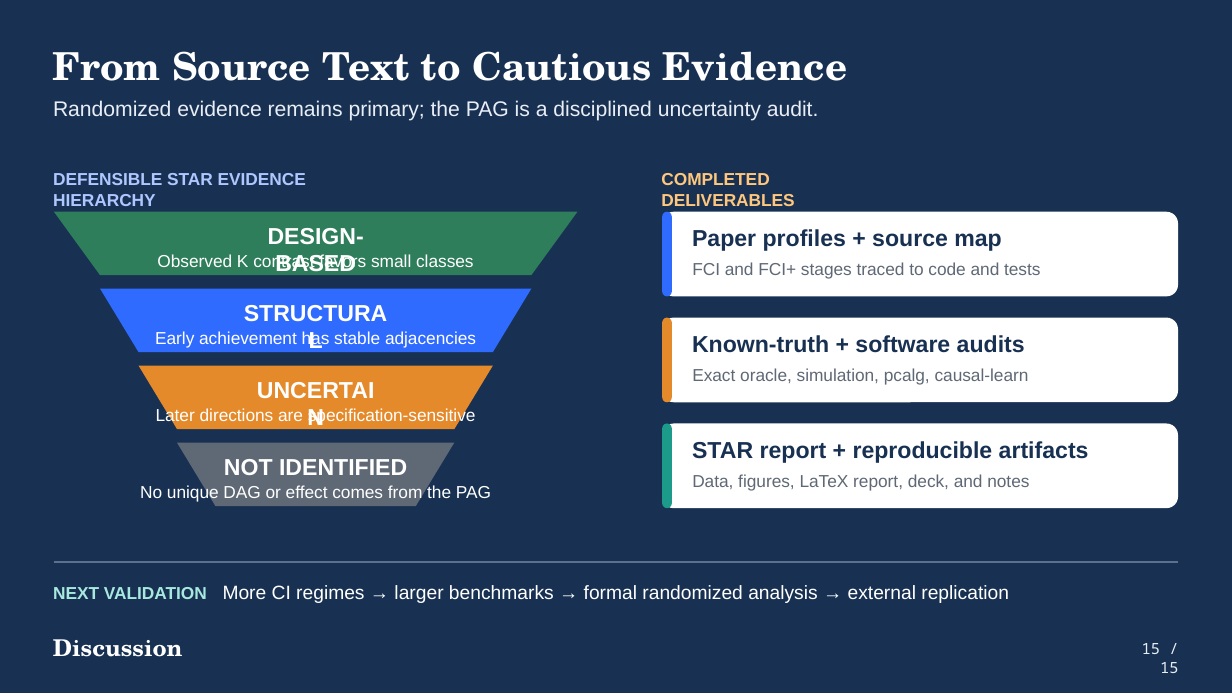
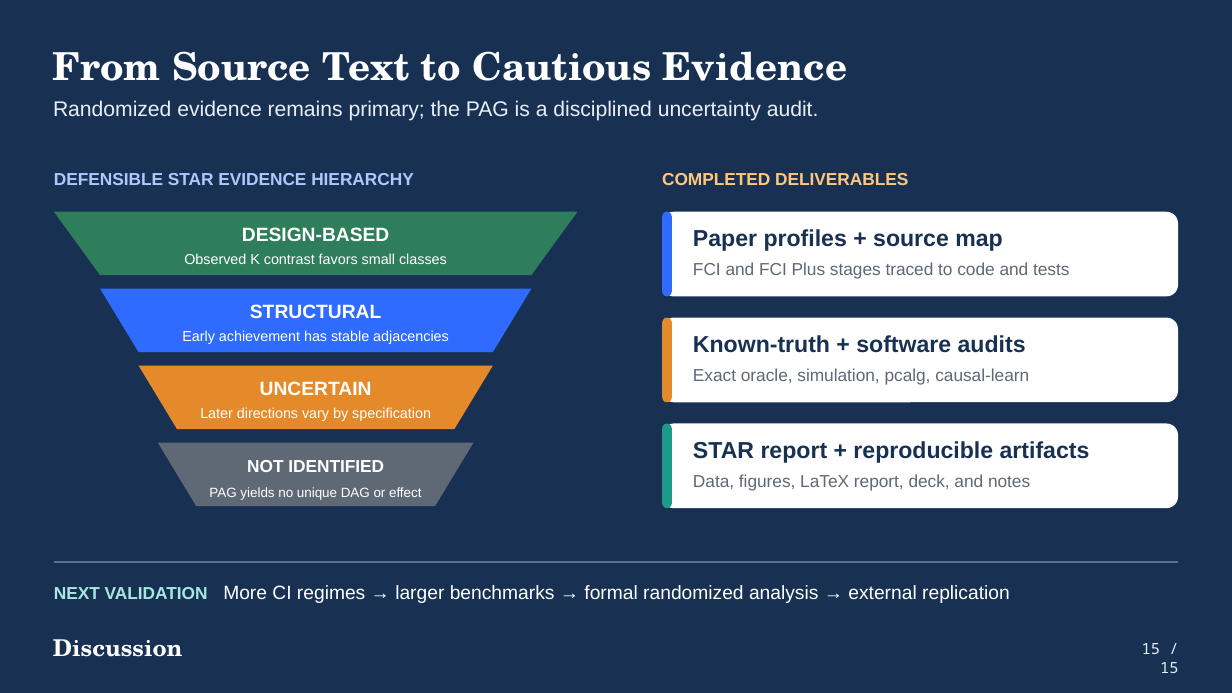
Before and after one commit to ada-yq225/FCI, a slide deck: slide 15 of output/ppt/fci_plus_star_advisor_presentation.pptx. Drawn at 1232x693 pixels with LibreOffice and Linux fonts; fonts in the diff are those of the drawing. Boxes give left, top, right and bottom in pixels: in the first picture for what was removed or moved away, otherwise in the second. Text is boxed around its words. In the diff, an @@ line names an element or a change of style, - is before the commit and + after.

Commit message:
docs: fix report and deck visual layout

```diff
--- a/output/ppt/fci_plus_star_advisor_presentation.pptx
+++ b/output/ppt/fci_plus_star_advisor_presentation.pptx
@@ text "DEFENSIBLE STAR EVIDENCE HIERARCHY" rewrapped from [53, 173, 306, 206] to [54, 173, 414, 185] @@
@@ text "COMPLETED DELIVERABLES" rewrapped from [661, 173, 794, 206] to [662, 173, 908, 185] @@
@@ size 18 to 15 pt in 3 elements at [260, 381, 372, 395], [250, 304, 381, 318], [242, 227, 389, 241] @@
@@ text "DESIGN-BASED": place and size @@
-text "DESIGN-BASED" at [268, 228, 364, 277]
+text "DESIGN-BASED" at [242, 227, 389, 241]
@@ text "Observed K contrast favors small ..." at [184, 253, 447, 264]: size 13.5 to 11.2 pt @@
@@ text "Observed K contrast favors small ...": place and size @@
-text "Observed K contrast favors small ..." at [157, 253, 474, 271]
+text "Observed K contrast favors small ..." at [184, 253, 447, 264]
@@ text at [693, 262, 1069, 279]: text changed @@
-FCI and FCI+ stages traced to code and tests
+FCI and FCI Plus stages traced to code and tests
@@ text "STRUCTURAL": place and size @@
-text "STRUCTURAL" at [240, 299, 392, 335]
+text "STRUCTURAL" at [250, 304, 381, 318]
@@ text "Early achievement has stable adjacencies": place and size @@
-text "Early achievement has stable adjacencies" at [155, 331, 476, 348]
+text "Early achievement has stable adjacencies" at [182, 330, 449, 344]
@@ text "Early achievement has stable adjacencies" at [182, 330, 449, 344]: size 13.5 to 11.2 pt @@
@@ text "UNCERTAIN": place and size @@
-text "UNCERTAIN" at [251, 375, 381, 411]
+text "UNCERTAIN" at [260, 381, 372, 395]
@@ text at [200, 407, 431, 421]: text changed; size 13.5 to 11.2 pt @@
-Later directions are specification-sensitive
+Later directions vary by specification
@@ freeform shape: place and size @@
-freeform shape at [177, 443, 455, 506]
+freeform shape at [158, 443, 474, 506]
@@ text "NOT IDENTIFIED": place and size @@
-text "NOT IDENTIFIED" at [224, 459, 407, 475]
+text "NOT IDENTIFIED" at [247, 460, 384, 472]
@@ text "NOT IDENTIFIED" at [247, 460, 384, 472]: size 18 to 13.5 pt @@
@@ text at [209, 487, 421, 500]: text changed; size 13.5 to 10.5 pt @@
-No unique DAG or effect comes from the PAG
+PAG yields no unique DAG or effect
```
Also in this commit, not shown: 13 other slides changed, 31 other files.
